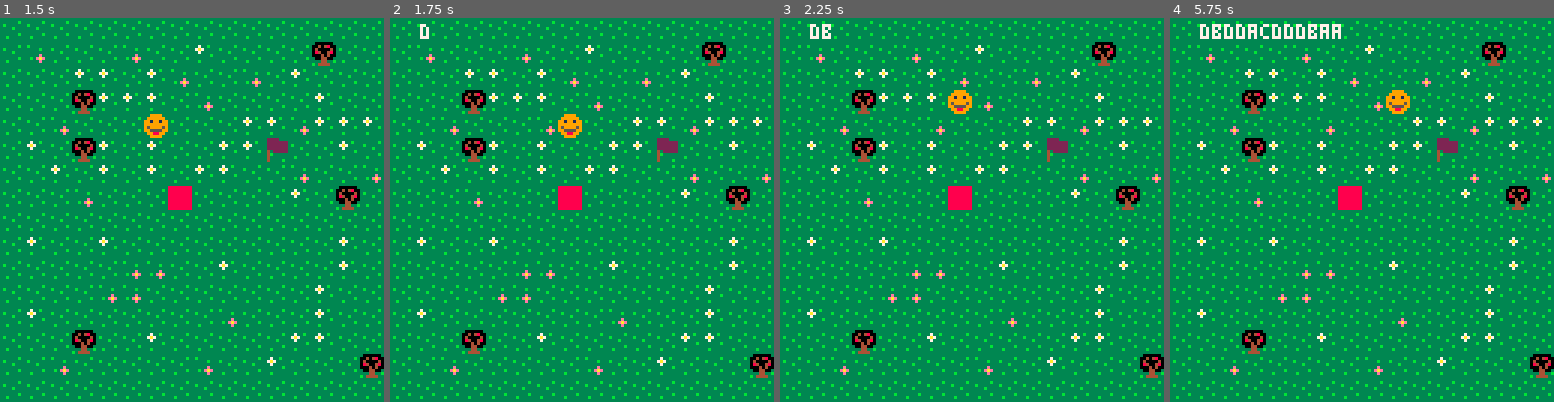
Above: before the commit, frames 1-4 (left to right).
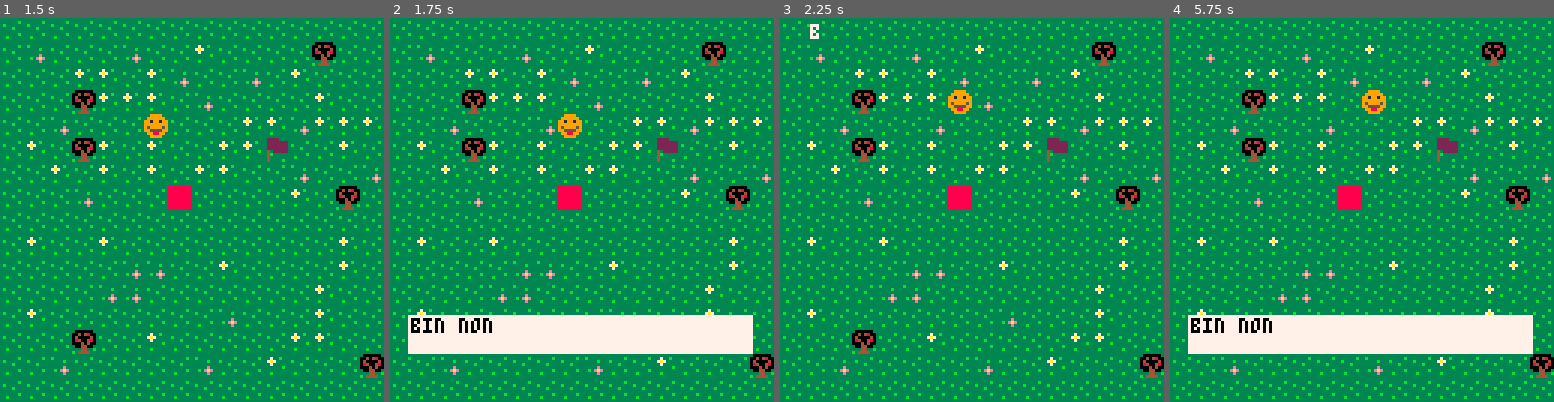
Above: after the commit, the same moments.

Repository: EdithMenechi/Projet-ADA-1-Jeu-Pico-8-Woof-
Game: PICO-8 cartridge Tuto_1.p8
The game is run twice, just before and just after one commit, with the same random seed, the same clock (stepped at 60 frames per second) and the same inputs.
Inputs:
- Up to frame 1 (1.5 s): tap X (X key) at 0.33, 1.07 s
- Up to frame 2 (1.75 s): hold Right from 1.6 s (still down)
- Up to frame 3 (2.25 s): tap X (X key) at 1.85 s; release Right at 2.1 s; hold Up from 2.15 s (still down)
- Up to frame 4 (5.75 s): release Up at 2.42 s; hold Right 2.47-3.03 s; tap X (X key) at 2.97, 4.08, 5.2 s; hold Left 3.08-3.58 s; hold Down 3.63-3.97 s; hold Right 4.02-4.68 s; hold Up 4.73-5.03 s; hold Left 5.08-5.68 s; hold Down from 5.73 s (still down)

Frame 1 is identical in both runs. In frame 2, 9.1% of the frame differs, in the area x 4-95%, y 1-88%; in frame 3, less than 0.1%; in frame 4, 10%.

Commit message:
la fonction signal marche comme on veut

Diff:
--- a/Tuto_1.p8
+++ b/Tuto_1.p8
@@ -20,6 +20,8 @@
 	drapeau()
 	update_msg()
 	--update_camera()
+--	clear()
+
 end
 
 function _draw()
@@ -77,7 +79,7 @@
 --jeu aventure 2, 11:50
 
 -->8
---fonctions monter/descendre
+ --fonctions monter/descendre
 
 a="a"
 b="b"
@@ -93,17 +95,29 @@
 end
 
 
+
+--function clear()
+ --if not (air == sub("bca",0,#air))
+ --then air=""
+ --end
+--end
+
+
+
 function draw_var()
  print(air,10,2,7)
-
  if (air == "bca")
  then
    print("super",10,10,7)
-   air=""
+  end if not (air == sub("bca",0,#air))
+  then air="", create_msg("0","bin non")
  end
 end
 
+
 --manque "revient a zero si faux"
+--utiliser sub
+--changer les conditions if not
 
 
 
